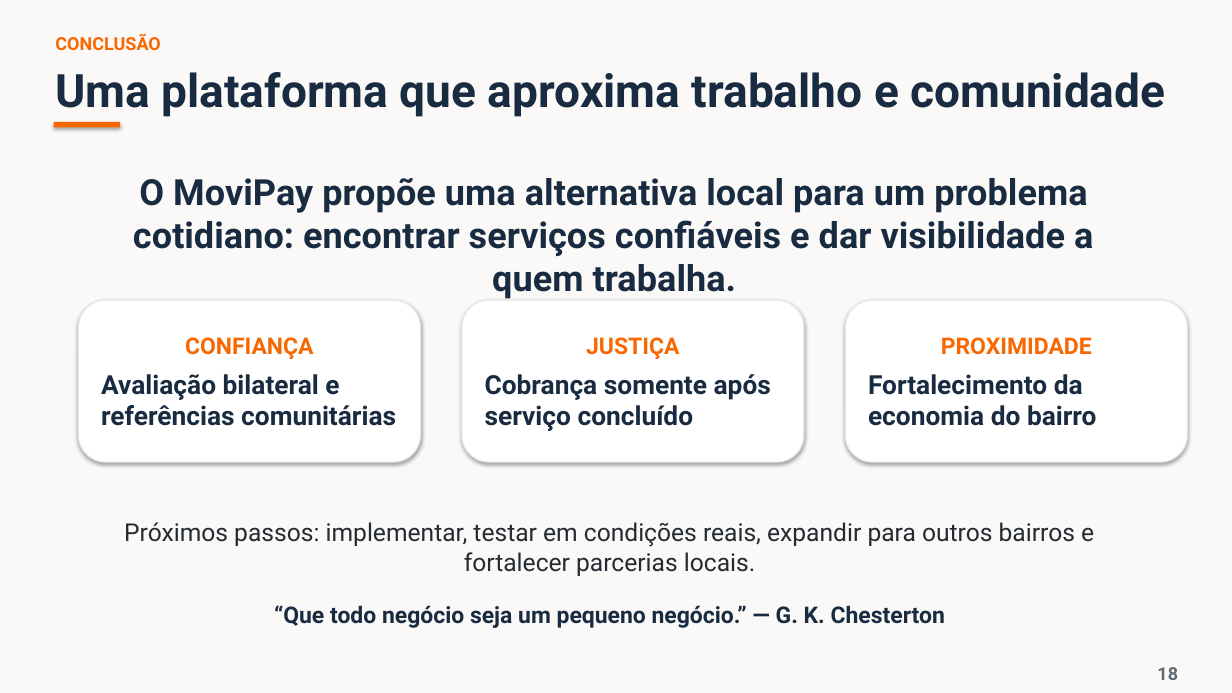
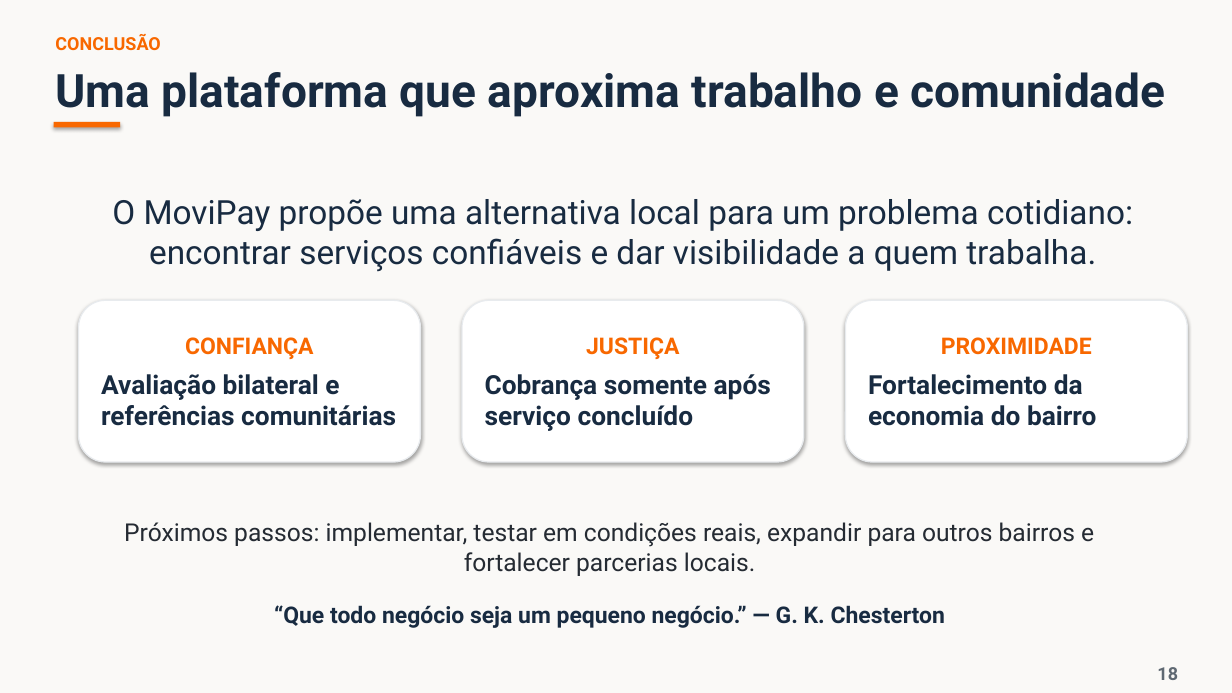
Before and after one commit to Nycollealves/documento_tcc, a slide deck: slide 18 of Apresentacao_TCC_MoviPay_Auditorio.pptx. Drawn at 1232x693 pixels with LibreOffice and Linux fonts; fonts in the diff are those of the drawing. Boxes give left, top, right and bottom in pixels: in the first picture for what was removed or moved away, otherwise in the second. Text is boxed around its words. In the diff, an @@ line names an element or a change of style, - is before the commit and + after.

```diff
--- a/Apresentacao_TCC_MoviPay_Auditorio.pptx
+++ b/Apresentacao_TCC_MoviPay_Auditorio.pptx
@@ text "O MoviPay propõe uma alternativa ...": place and size @@
-text "O MoviPay propõe uma alternativa ..." at [133, 178, 1093, 299]
+text "O MoviPay propõe uma alternativa ..." at [112, 199, 1133, 272]
@@ text "O MoviPay propõe uma alternativa ..." at [112, 199, 1133, 272]: size 28.2 to 26 pt, bold off @@
```
Also in this commit, not shown: 8 other slides changed.
